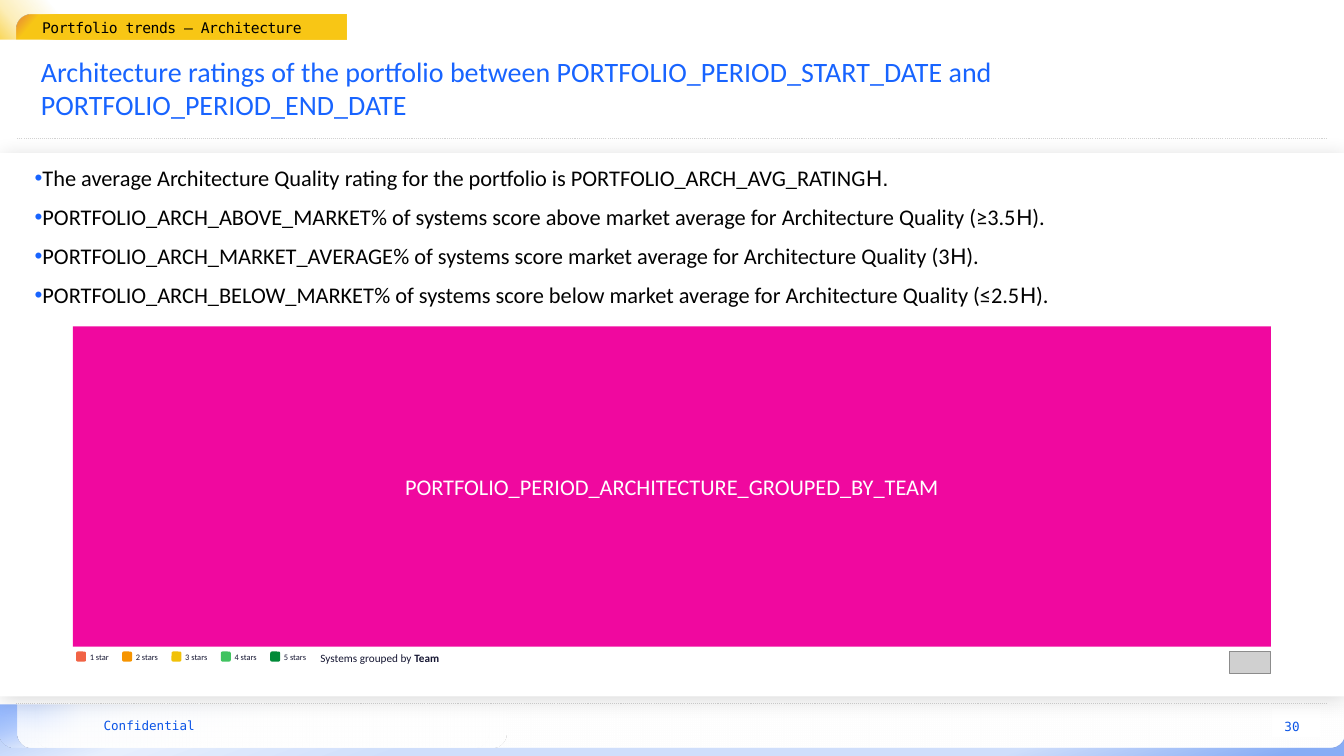
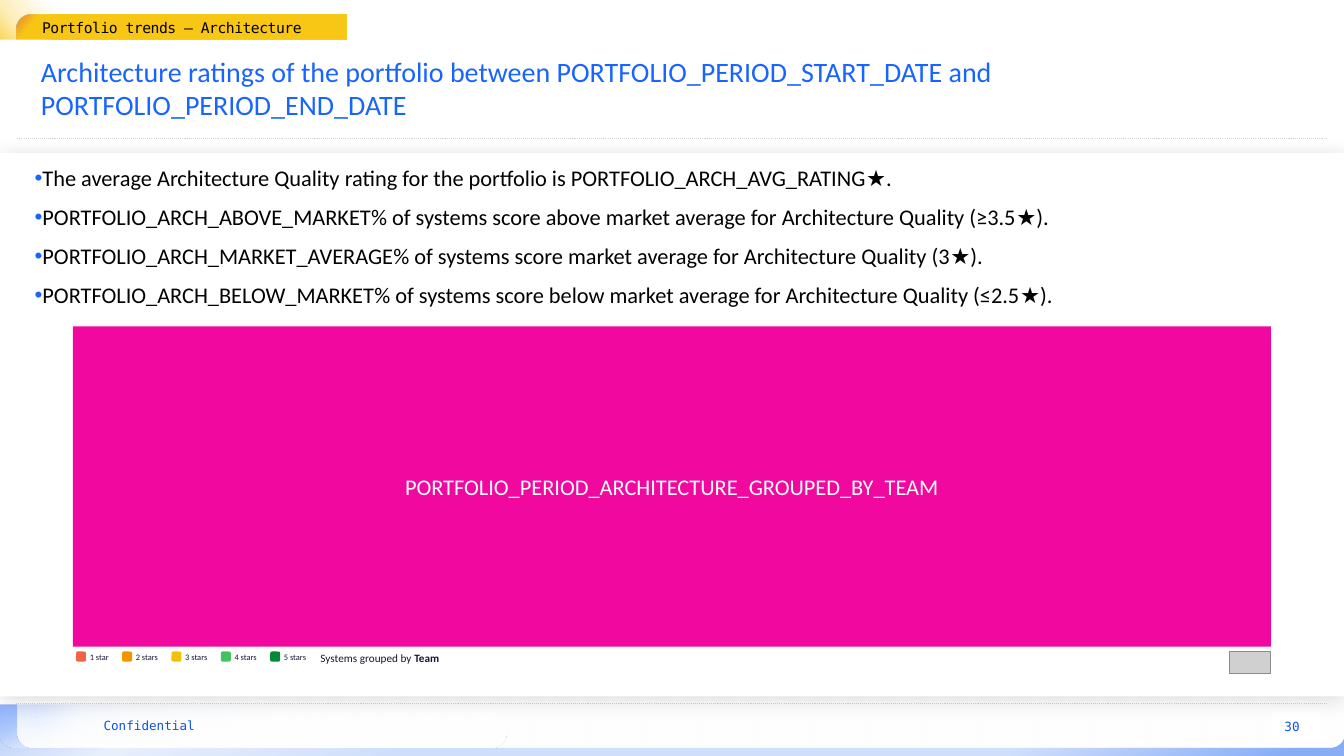
Before and after one commit to mardibiase/sigrid-integrations, a slide deck: slide 30 of report-generator/src/report_generator/presets/templates/portfolio-overview.pptx. Drawn at 1344x756 pixels with LibreOffice and Linux fonts; fonts in the diff are those of the drawing; grey boxes stand for pictures; background and template pictures are left out. Boxes give left, top, right and bottom in pixels: in the first picture for what was removed or moved away, otherwise in the second. Text is boxed around its words. In the diff, an @@ line names an element or a change of style, - is before the commit and + after.

```diff
--- a/report-generator/src/report_generator/presets/templates/portfolio-overview.pptx
+++ b/report-generator/src/report_generator/presets/templates/portfolio-overview.pptx
@@ text at [42, 170, 1052, 307]: text changed @@
-• The average Architecture Quality rating for the portfolio is PORTFOLIO_ARCH_AVG_RATING H.
-• PORTFOLIO_ARCH_ABOVE_MARKET% of systems score above market average for Architecture Quality (≥3.5H).
-• PORTFOLIO_ARCH_MARKET_AVERAGE% of systems score market average for Architecture Quality (3H).
-• PORTFOLIO_ARCH_BELOW_MARKET% of systems score below market average for Architecture Quality (≤2.5H).
+• The average Architecture Quality rating for the portfolio is PORTFOLIO_ARCH_AVG_RATING ★.
+• PORTFOLIO_ARCH_ABOVE_MARKET% of systems score above market average for Architecture Quality (≥3.5★).
+• PORTFOLIO_ARCH_MARKET_AVERAGE% of systems score market average for Architecture Quality (3★).
+• PORTFOLIO_ARCH_BELOW_MARKET% of systems score below market average for Architecture Quality (≤2.5★).
```
Also in this commit, not shown: 4 other slides changed, 3 other files.
